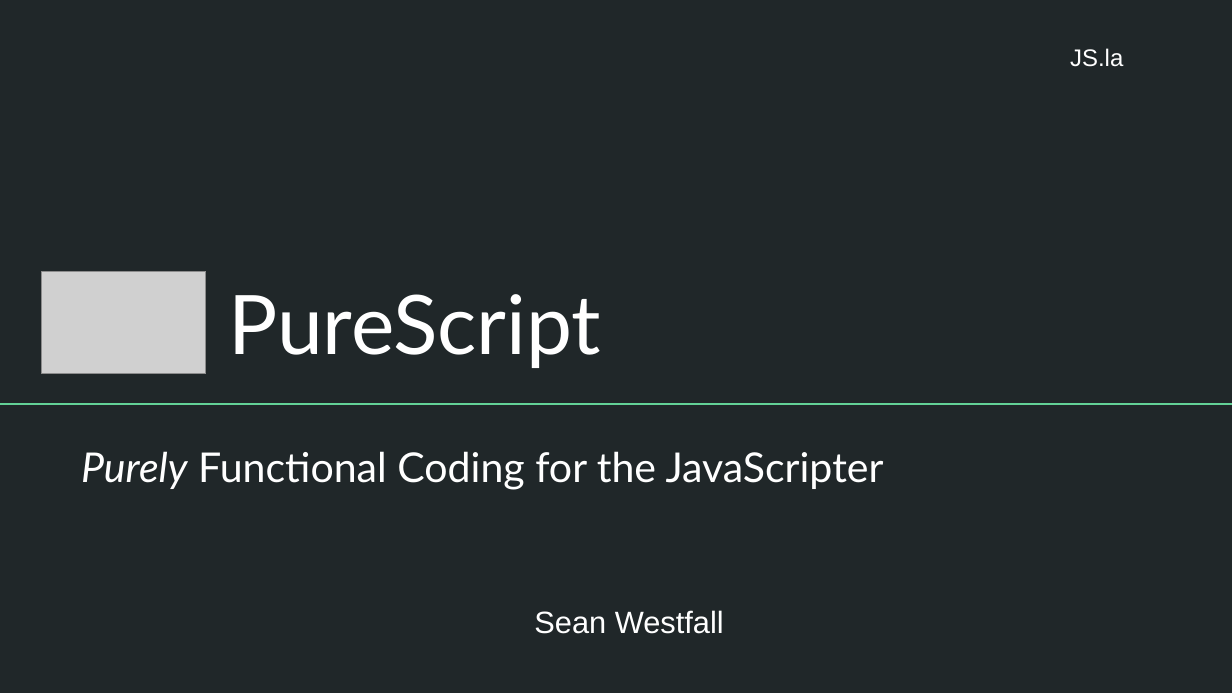
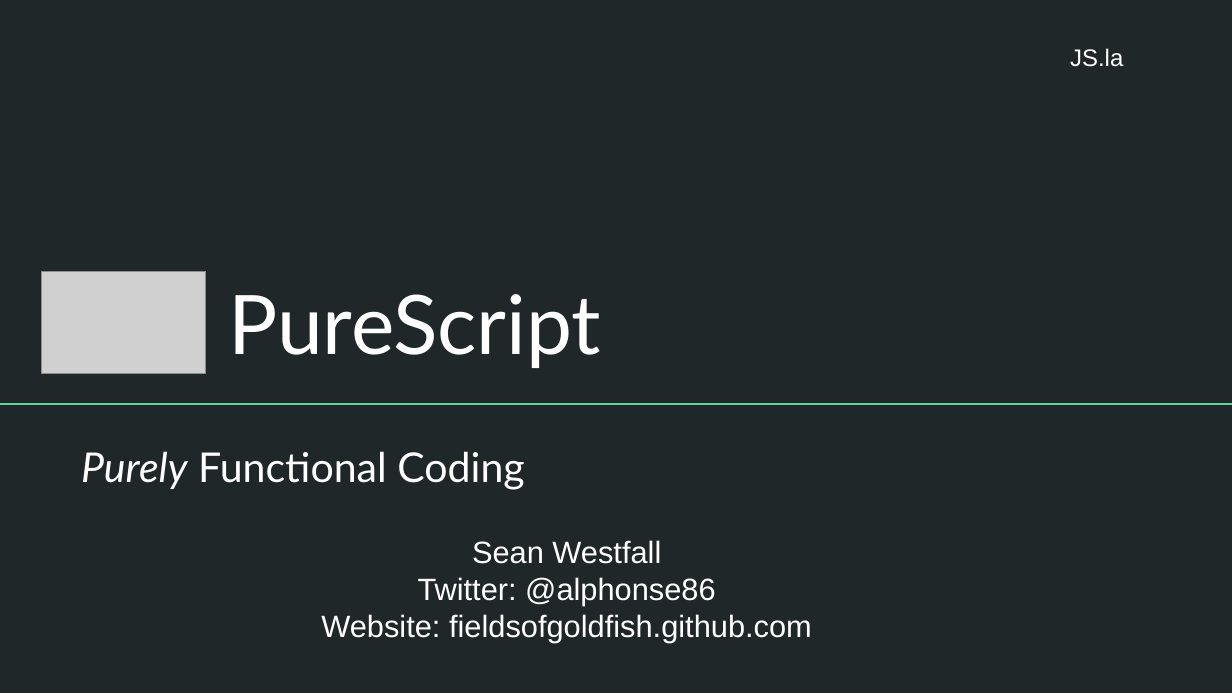
Before and after one commit to seanwestfall/purescript_presentation, a slide deck: slide 1 of pptx/PureScript- JS.la presentation.pptx. Drawn at 1232x693 pixels with LibreOffice and Linux fonts; fonts in the diff are those of the drawing; grey boxes stand for pictures. Boxes give left, top, right and bottom in pixels: in the first picture for what was removed or moved away, otherwise in the second. Text is boxed around its words. In the diff, an @@ line names an element or a change of style, - is before the commit and + after.

Commit message:
Update to the pptx file

```diff
--- a/pptx/PureScript- JS.la presentation.pptx
+++ b/pptx/PureScript- JS.la presentation.pptx
@@ subtitle at (81, 451, 525, 490): text changed @@
-Purely Functional Coding for the JavaScripter
+Purely Functional Coding
@@ text "Sean Westfall": place and size @@
-text "Sean Westfall" at (534, 610, 724, 634)
+text "Sean Westfall" at (321, 540, 812, 643)
@@ text at (321, 577, 812, 643): paragraphs added @@
+Twitter: @alphonse86
+Website: fieldsofgoldfish.github.com
```
Also in this commit, not shown: 4 slides added.
